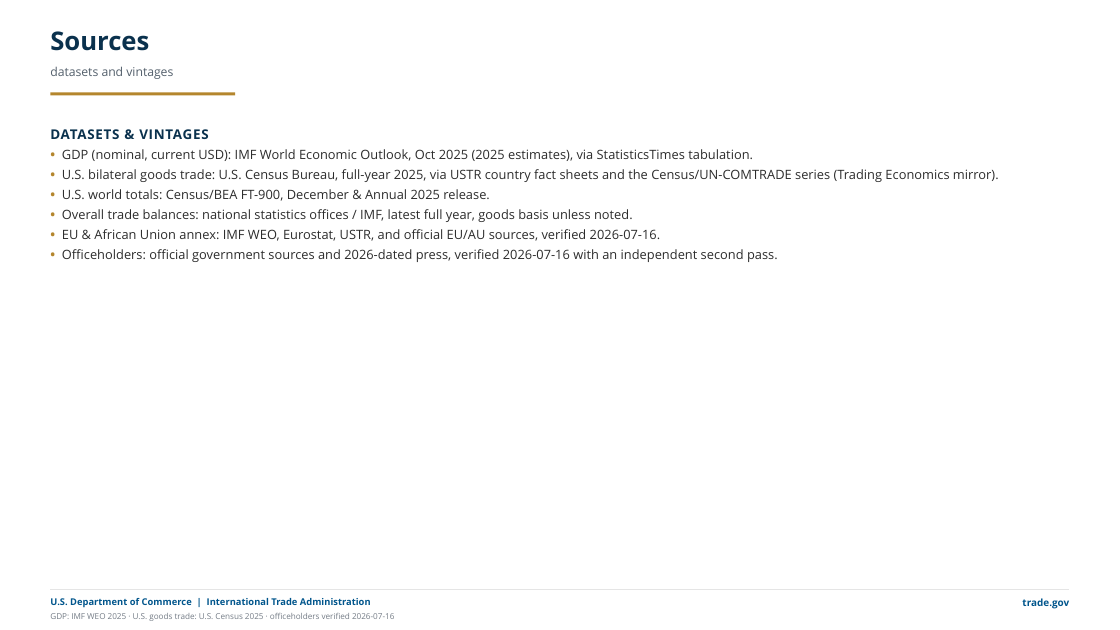
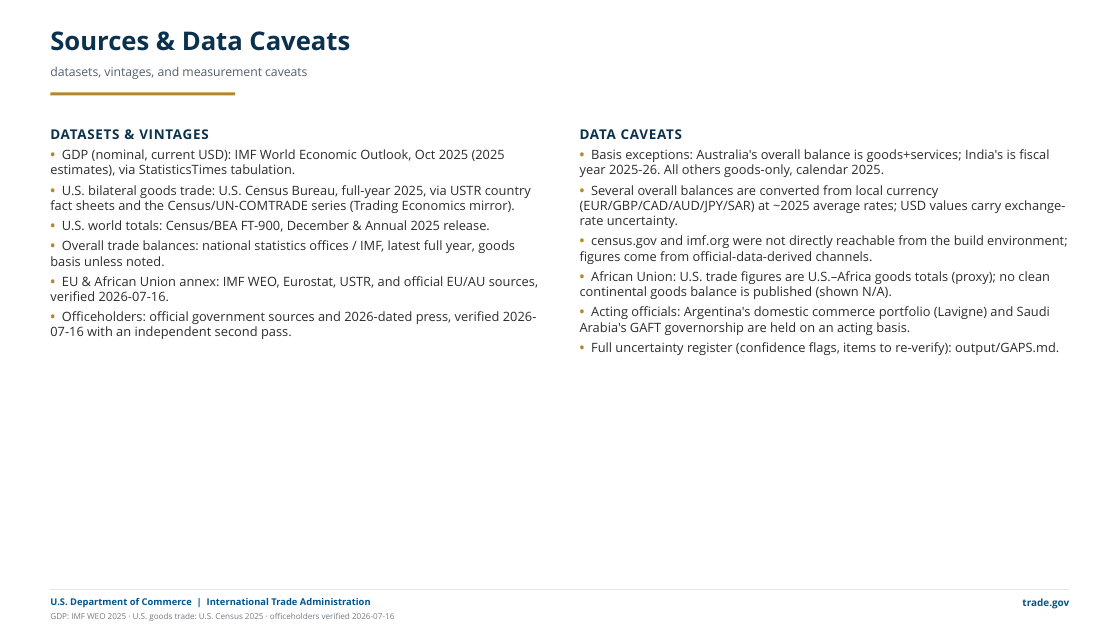
Before and after one commit to jsilbs18-cloud/Photo, a slide deck: slide 26 of output/g20-ministers-trade-deck.pptx. Drawn at 1120x630 pixels with LibreOffice and Linux fonts; fonts in the diff are those of the drawing. Boxes give left, top, right and bottom in pixels: in the first picture for what was removed or moved away, otherwise in the second. Text is boxed around its words. In the diff, an @@ line names an element or a change of style, - is before the commit and + after.

```diff
--- a/output/g20-ministers-trade-deck.pptx
+++ b/output/g20-ministers-trade-deck.pptx
@@ text at [50,31,350,51]: text changed @@
-Sources
+Sources & Data Caveats
@@ text at [50,66,307,79]: text changed @@
-datasets and vintages
+datasets, vintages, and measurement caveats
@@ text "DATASETS & VINTAGES" rewrapped from [50,129,999,262] to [50,129,538,339] @@
@@ text added at [580,129,1067,355], 11 pt, text #2C2C2C @@
+DATA CAVEATS
+• Basis exceptions: Australia's overall balance is goods+services; India's is fiscal year 2025-26. All others goods-only, calendar 2025.
+• Several overall balances are converted from local currency (EUR/GBP/CAD/AUD/JPY/SAR) at ~2025 average rates; USD values carry exchange-rate uncertainty.
+• census.gov and imf.org were not directly reachable from the build environment; figures come from official-data-derived channels.
+• African Union: U.S. trade figures are U.S.–Africa goods totals (proxy); no clean continental goods balance is published (shown N/A).
+• Acting officials: Argentina's domestic commerce portfolio (Lavigne) and Saudi Arabia's GAFT governorship are held on an acting basis.
+• Full uncertainty register (confidence flags, items to re-verify): output/GAPS.md.
```
Also in this commit, not shown: 21 other slides changed, 13 other files.
